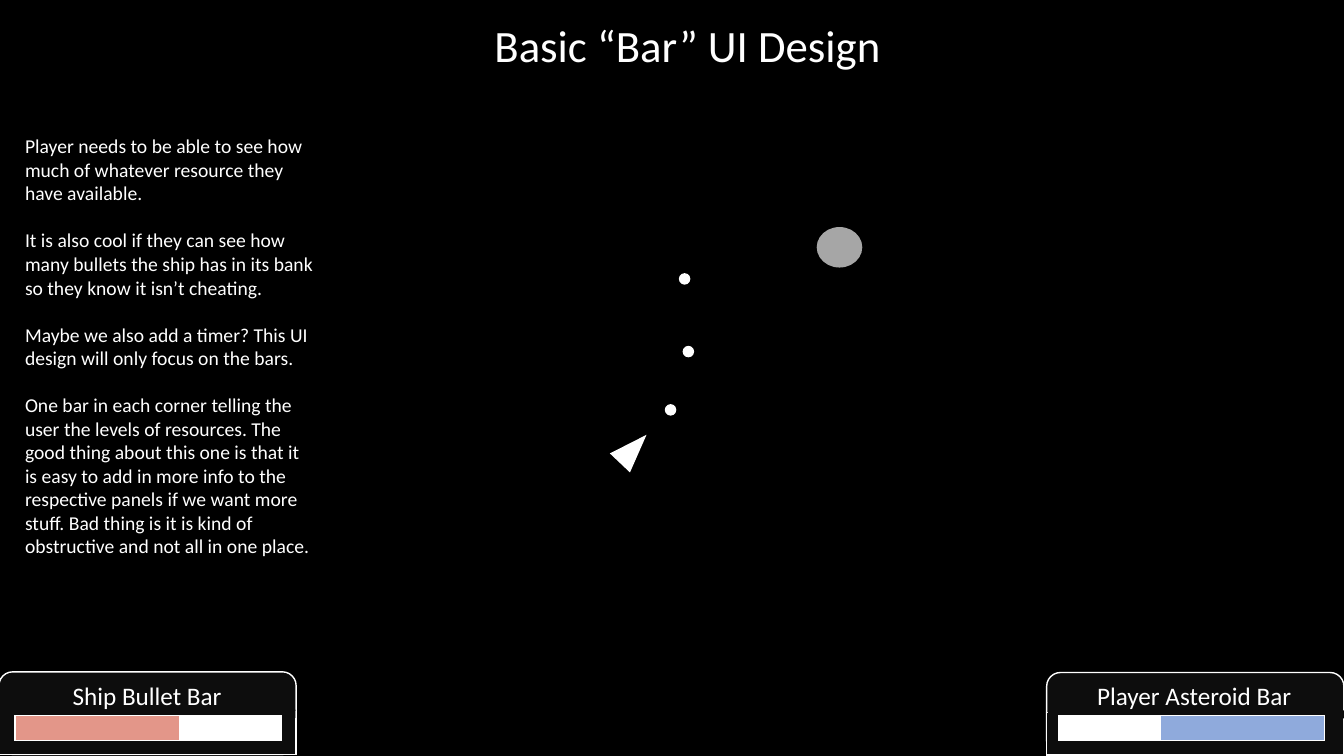
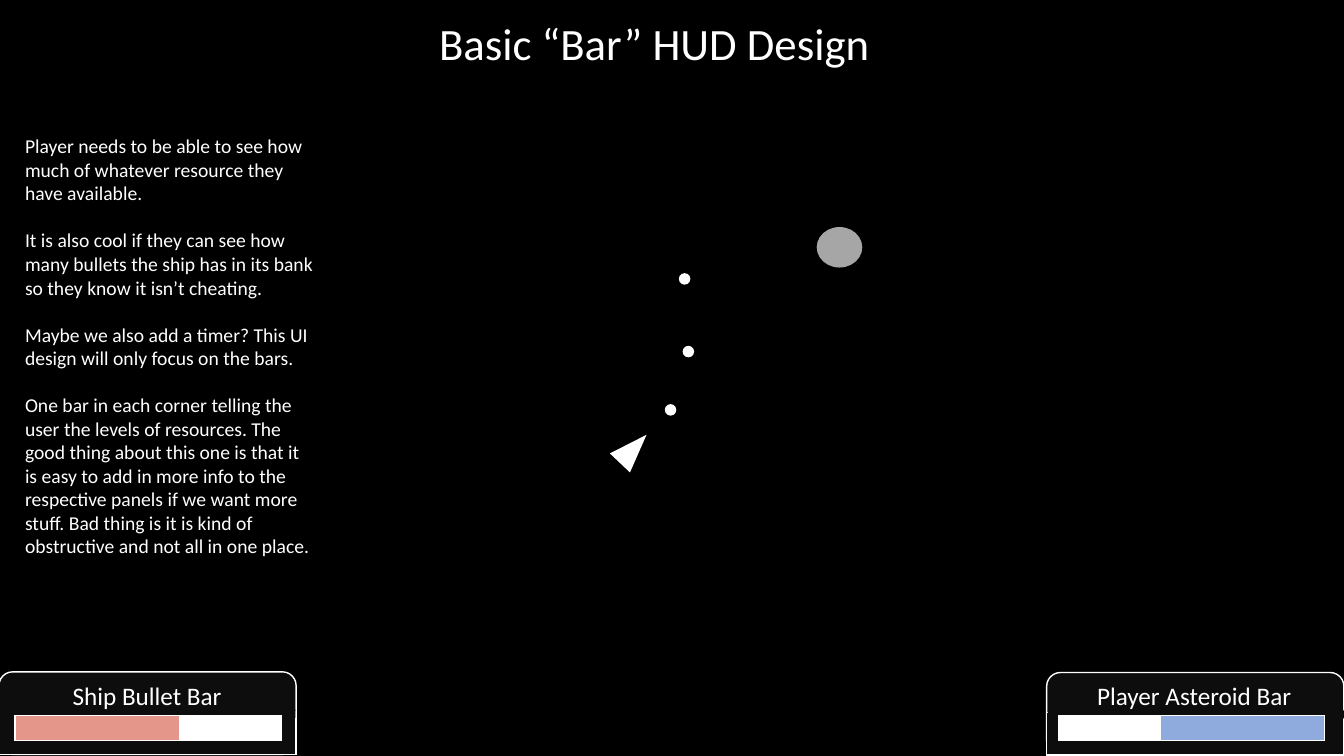
Before and after one commit to JumberlackCoding/ReverseAsteroids, a slide deck: slide 3 of GameDesignDocuments/GameDesignFigureMaker.pptx. Drawn at 1344x756 pixels with LibreOffice and Linux fonts; fonts in the diff are those of the drawing. Boxes give left, top, right and bottom in pixels: in the first picture for what was removed or moved away, otherwise in the second. Text is boxed around its words. In the diff, an @@ line names an element or a change of style, - is before the commit and + after.

Commit message:
Ship AI Design Doc Update

```diff
--- a/GameDesignDocuments/GameDesignFigureMaker.pptx
+++ b/GameDesignDocuments/GameDesignFigureMaker.pptx
@@ text at bbox=[439, 28, 869, 68]: text changed @@
-Basic “Bar” UI Design
+Basic “Bar” HUD Design
```
Also in this commit, not shown: 3 other slides changed, 3 slides added.
